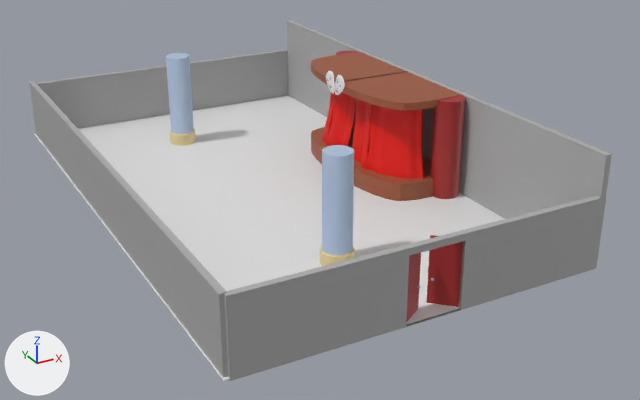
Two versions of the Blender file theroom/excersizes/teater/theater.blend, one commit apart.
One viewpoint serves both versions: a camera (50 mm lens) standing at (-24.2, -51.3, 23.9) and looking at (2.2, -3.4, -0.1). The axes (+X, +Y, +Z) are drawn at lower left. The lights are the same throughout.
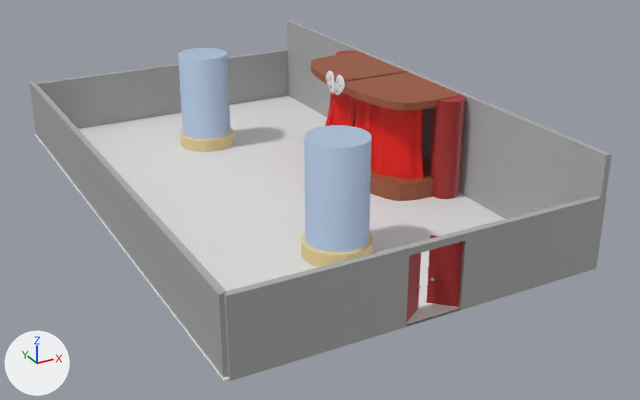
Pixel boxes [x1, y1, x2, y2] of what changed, in the pictures (640 x 400 px):
```json
{"object": "Søjle 2.001", "change": "moved, rescaled", "before": [320, 145, 355, 266], "after": [301, 125, 373, 267], "on screen": "103% wider, 17% taller"}
{"object": "Søjle 2", "change": "moved, rescaled", "before": [166, 53, 196, 145], "after": [178, 48, 234, 152], "on screen": "84% wider, 13% taller"}
```

The change, as JSON lines over the scene's bpy script:
```json
{"op": "set", "path": "ob_søjle_2_001.location", "old": "(-1.37, -11.88, 3.38)", "new": "(-0.8, -10.86, 3.62)"}
{"op": "set", "path": "ob_søjle_2_001.scale", "old": "(1.0, 1.0, 3.45)", "new": "(2.12, 2.12, 3.63)"}
{"op": "set", "path": "ob_søjle_2.location", "old": "(-1.81, 11.74, 3.38)", "new": "(-0.28, 10.48, 3.53)"}
{"op": "set", "path": "ob_søjle_2.scale", "old": "(1.0, 1.0, 3.45)", "new": "(2.08, 2.08, 3.56)"}
```
